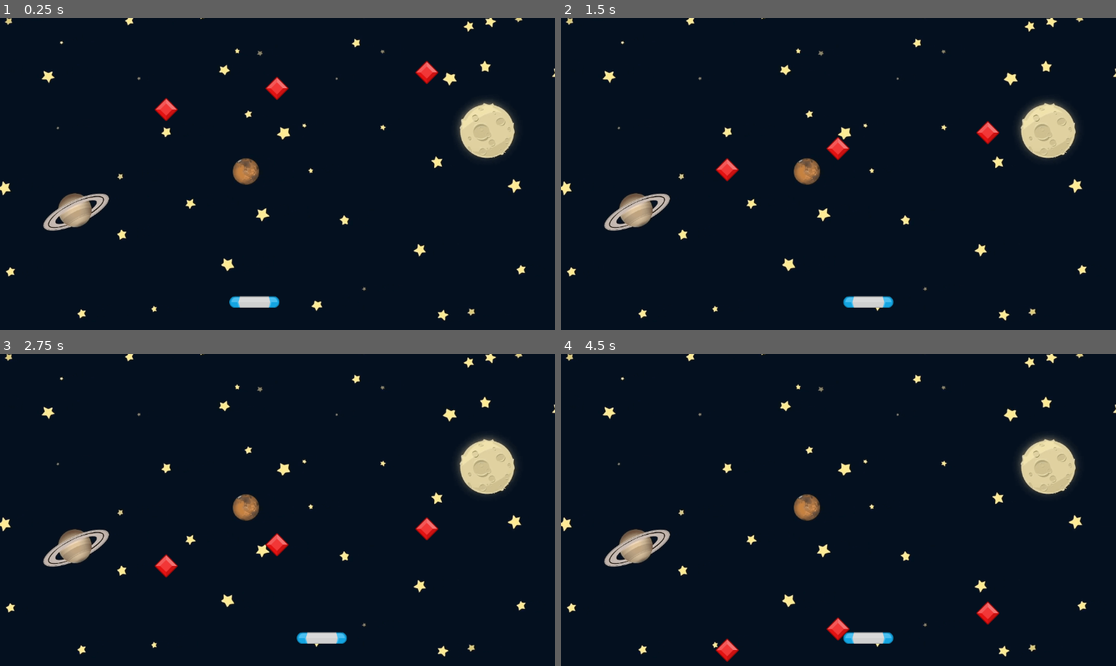
Above: before the commit, frames 1-4 (two rows, left to right).
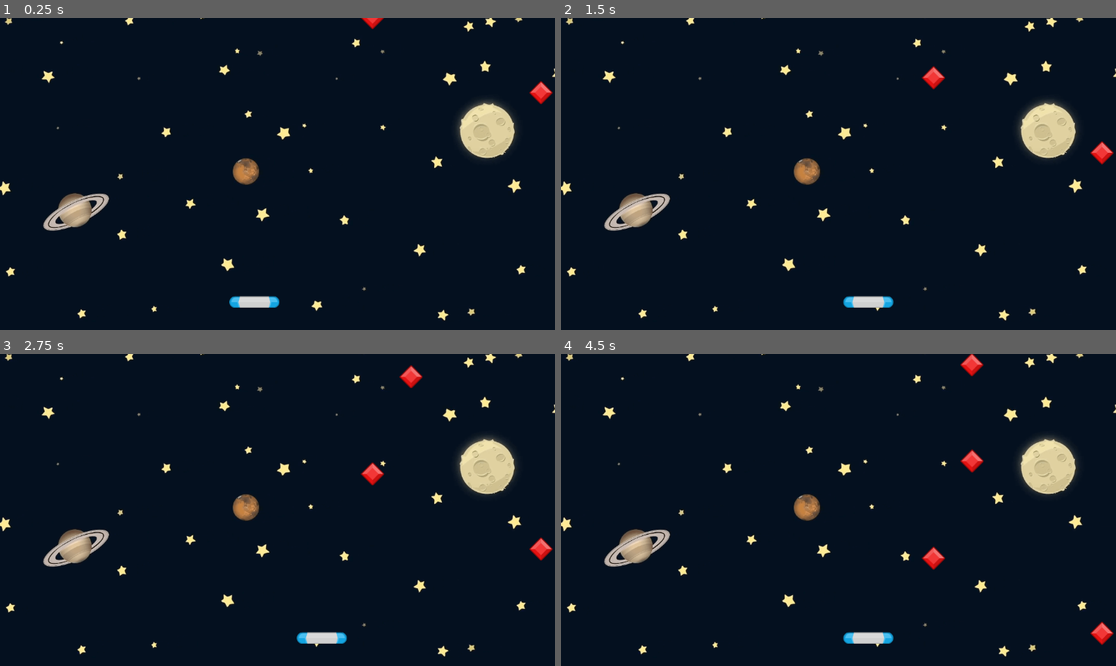
Above: after the commit, the same moments.

Repository: SavasTanriverdi/gem-catcher
Game: Godot game, scene res://scenes/game/game.tscn
The game is run twice, just before and just after one commit, with the same random seed, the same clock (stepped at 60 frames per second) and the same inputs.
Inputs:
- Up to frame 1 (0.25 s): no input
- Up to frame 2 (1.5 s): hold D (move_right) 0.53-1.28 s; hold A (move_left) from 1.28 s (still down)
- Up to frame 3 (2.75 s): release A (move_left) at 2.03 s; hold D (move_right) from 2.03 s (still down)
- Up to frame 4 (4.5 s): release D (move_right) at 3.53 s; hold A (move_left) from 3.53 s (still down)

The runs differ from the first frame. In frame 1, 0.8% of the frame differs, in the area x 27-100%, y 0-33%; in frame 2, 0.9%; in frame 3, 1.0%; in frame 4, 1.2%, in the area x 27-100%, y 0-99%.

Commit message:
Implement game mechanics: add gem spawning, collision detection, and timer functionality

Diff:
--- /dev/null
+++ b/scenes/game/game.gd
@@ -0,0 +1,28 @@
+extends Node2D
+
+const GEM = preload("uid://c8rvidtcohpno")
+
+func _ready() -> void:
+	spawn_gem()
+
+
+
+
+func spawn_gem() -> void:
+	var new_gem: Gem = GEM.instantiate()
+	var x_pos = randf_range(100.00,1000.0)
+	new_gem.position = Vector2(x_pos, -50)
+	new_gem.gem_off_screen.connect(_on_gem_off_screen)
+	add_child(new_gem)
+
+
+func _on_paddle_area_entered(area: Area2D) -> void:
+	print("Game:: collision", area)
+
+
+func _on_gem_off_screen() -> void:
+	print("Game Over")
+
+
+func _on_timer_timeout() -> void:
+	spawn_gem()
--- a/scenes/game/game.tscn
+++ b/scenes/game/game.tscn
@@ -1,10 +1,12 @@
-[gd_scene load_steps=4 format=3 uid="uid://fp1524hqcka4"]
+[gd_scene load_steps=5 format=3 uid="uid://fp1524hqcka4"]
 
+[ext_resource type="Script" uid="uid://dlk5gg2hdx0p8" path="res://scenes/game/game.gd" id="1_kelw5"]
 [ext_resource type="Texture2D" uid="uid://ccwrlyauj7l5q" path="res://assets/GameBg.png" id="1_sul5r"]
 [ext_resource type="PackedScene" uid="uid://ub3rxkjhji2w" path="res://scenes/paddle/paddle.tscn" id="2_7h61r"]
 [ext_resource type="PackedScene" uid="uid://c8rvidtcohpno" path="res://scenes/gem/gem.tscn" id="3_0sr1o"]
 
 [node name="Game" type="Node2D"]
+script = ExtResource("1_kelw5")
 
 [node name="Sprite2D" type="Sprite2D" parent="."]
 position = Vector2(545, 324)
@@ -14,11 +16,12 @@
 [node name="Paddle" parent="." instance=ExtResource("2_7h61r")]
 position = Vector2(528, 590)
 
+[node name="Timer" type="Timer" parent="."]
+wait_time = 2.0
+autostart = true
+
 [node name="Gem" parent="." instance=ExtResource("3_0sr1o")]
-position = Vector2(575, 97)
+position = Vector2(1123, 106)
 
-[node name="Gem2" parent="." instance=ExtResource("3_0sr1o")]
-position = Vector2(886, 64)
-
-[node name="Gem3" parent="." instance=ExtResource("3_0sr1o")]
-position = Vector2(345, 141)
+[connection signal="area_entered" from="Paddle" to="." method="_on_paddle_area_entered"]
+[connection signal="timeout" from="Timer" to="." method="_on_timer_timeout"]
--- a/scenes/gem/gem.gd
+++ b/scenes/gem/gem.gd
@@ -1,19 +1,29 @@
 extends Area2D
+
+class_name Gem
 
 @onready var gem: Area2D = $"."
 
 const  SPEED: float = 100.0
 
-# Called when the node enters the scene tree for the first time.
-func _ready() -> void:
-	pass # Replace with function body.
+signal gem_off_screen
 
 
-# Called every frame. 'delta' is the elapsed time since the previous frame.
+func _ready() -> void:
+	pass
+
+
 func _process(delta: float) -> void:
 	gem.position.y += SPEED * delta
 
 	if position.y > get_viewport_rect().end.y:
 		print("Gem falls off")
 		set_process(false)
+		gem_off_screen.emit()
 		queue_free()
+
+
+func _on_area_entered(_area: Area2D) -> void:
+	print("Gem hits paddle")
+	set_process(false)
+	queue_free()
--- a/scenes/gem/gem.tscn
+++ b/scenes/gem/gem.tscn
@@ -17,3 +17,5 @@
 rotation = 0.7853982
 scale = Vector2(1.7919598, 1.7919598)
 shape = SubResource("RectangleShape2D_w8hhb")
+
+[connection signal="area_entered" from="." to="." method="_on_area_entered"]
--- a/scenes/paddle/paddle.gd
+++ b/scenes/paddle/paddle.gd
@@ -3,13 +3,9 @@
 const SPEED: float = 200.0
 
 
+func _ready() -> void:
+	pass
 
-# Called when the node enters the scene tree for the first time.
-func _ready() -> void:
-	pass # Replace with function body.
-
-
-# Called every frame. 'delta' is the elapsed time since the previous frame.
 func _process(delta: float) -> void:
 	var movment: float = Input.get_axis("move_left", "move_right")
 
@@ -20,3 +16,6 @@
 		get_viewport_rect().position.x,
 		get_viewport_rect().end.x
 	)
+
+func _on_area_entered(_area: Area2D) -> void:
+	print("_on_area_entered from Paddle Definiton")
--- a/scenes/paddle/paddle.tscn
+++ b/scenes/paddle/paddle.tscn
@@ -16,3 +16,5 @@
 [node name="CollisionShape2D" type="CollisionShape2D" parent="."]
 rotation = 1.5707964
 shape = SubResource("CapsuleShape2D_2sa55")
+
+[connection signal="area_entered" from="." to="." method="_on_area_entered"]
Not shown, added: scenes/game/game.gd.uid
